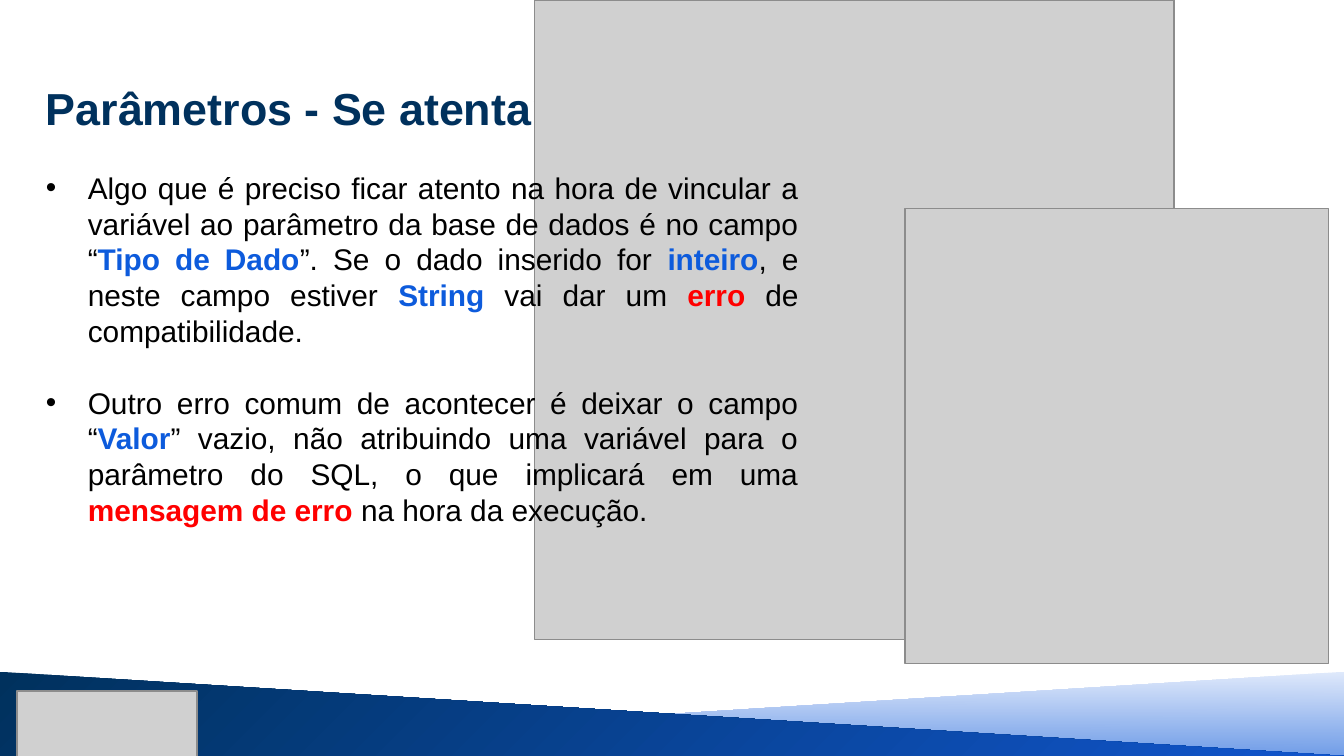
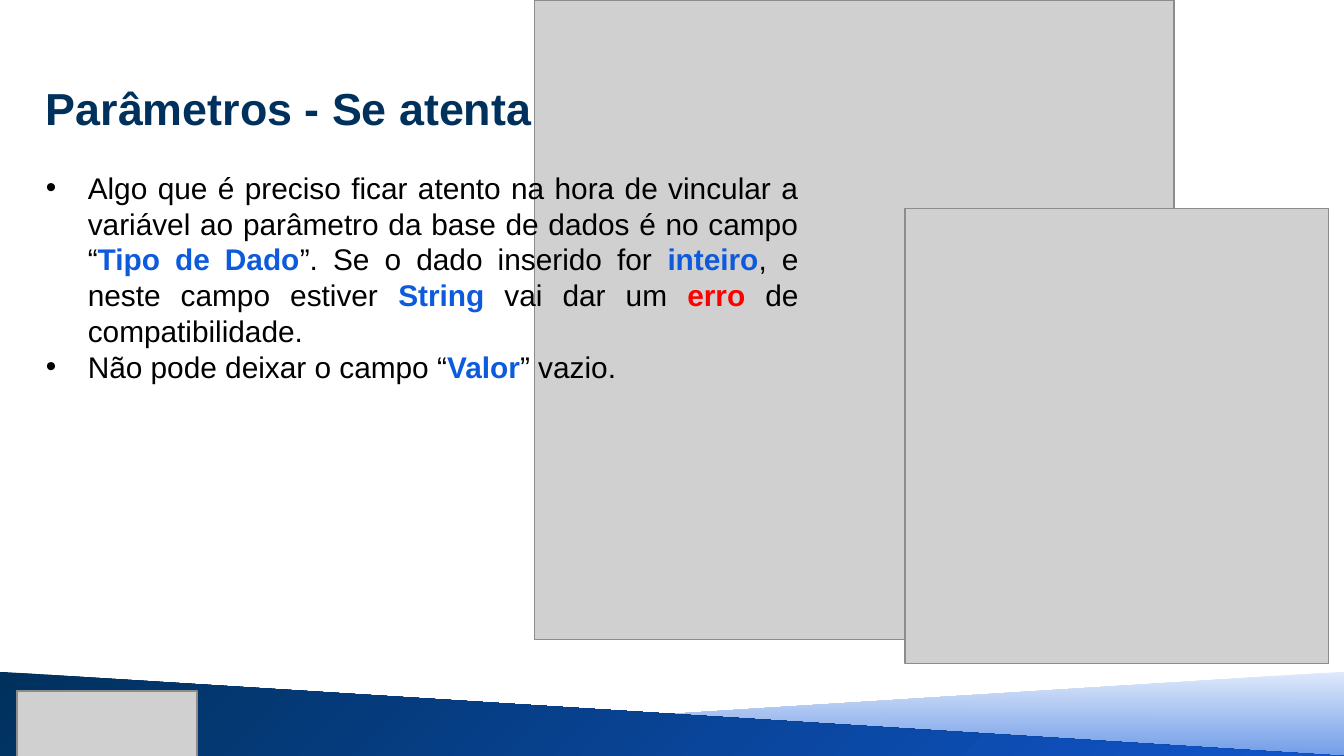
Before and after one commit to MauricioSEmbras/FAST_Report, a slide deck: slide 15 of Treinamento FAST REPORT/treinamento fast - nível 1 parte 1.pptx (slide 16 before the commit). Drawn at 1344x756 pixels with LibreOffice and Linux fonts; fonts in the diff are those of the drawing; grey boxes stand for pictures. Boxes give left, top, right and bottom in pixels: in the first picture for what was removed or moved away, otherwise in the second. Text is boxed around its words. In the diff, an @@ line names an element or a change of style, - is before the commit and + after.

```diff
--- a/Treinamento FAST REPORT/treinamento fast - nível 1 parte 1.pptx
+++ b/Treinamento FAST REPORT/treinamento fast - nível 1 parte 1.pptx
@@ text at <box>88,356,616,383</box>: text changed @@
-• Outro erro comum de acontecer é deixar o campo “Valor” vazio, não atribuindo uma variável para o parâmetro do SQL, o que implicará em uma mensagem de erro na hora da execução.
+• Não pode deixar o campo “Valor” vazio.
```
Also in this commit, not shown: 9 other slides changed, 6 slides added, 5 slides removed, 1 other file.
